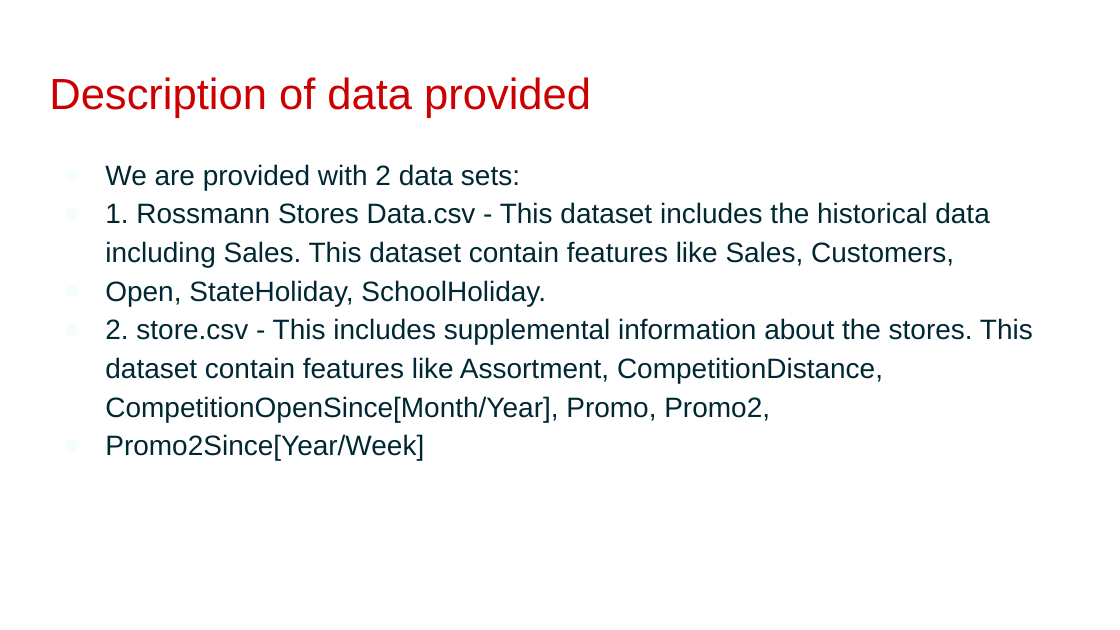
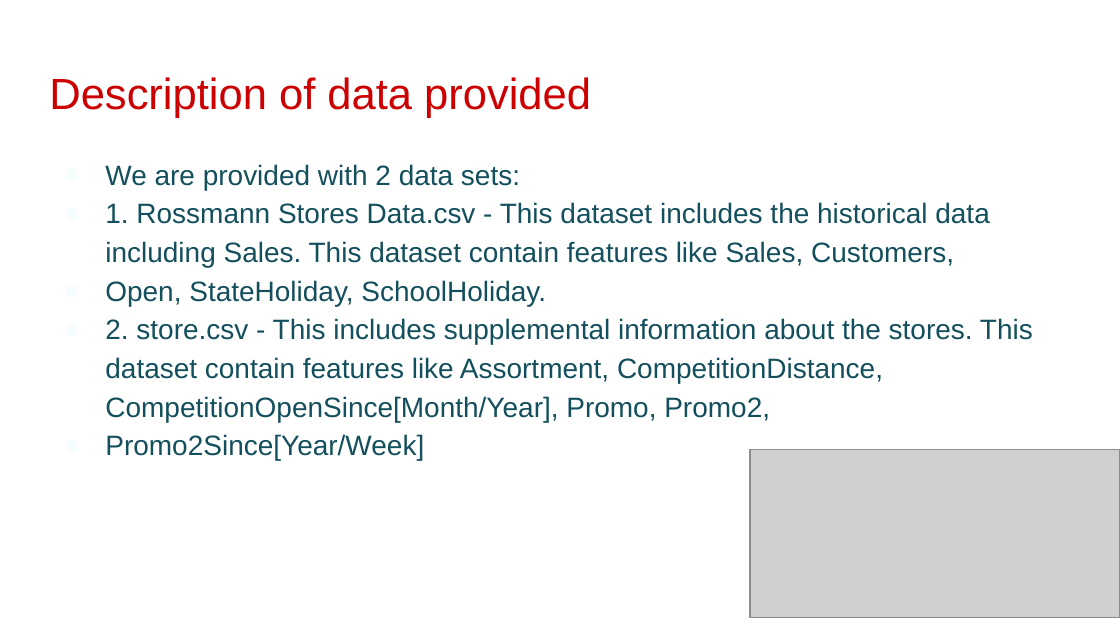
Before and after one commit to hrithikwel8/Rossmann_Sales_Prediction, a slide deck: slide 3 of CapstoneProjectTemplate-210213-230632.pptx. Drawn at 1120x630 pixels with LibreOffice and Linux fonts; fonts in the diff are those of the drawing; grey boxes stand for pictures; background and template pictures are left out. Boxes give left, top, right and bottom in pixels: in the first picture for what was removed or moved away, otherwise in the second. Text is boxed around its words. In the diff, an @@ line names an element or a change of style, - is before the commit and + after.

```diff
--- a/CapstoneProjectTemplate-210213-230632.pptx
+++ b/CapstoneProjectTemplate-210213-230632.pptx
@@ text "We are provided with 2 ..." at (x1=105, y1=164, x2=1033, y2=460): text colour #002832 to #134F5C @@
@@ picture added at (x1=750, y1=449, x2=1120, y2=617) @@
```
Also in this commit, not shown: 10 other slides changed.
